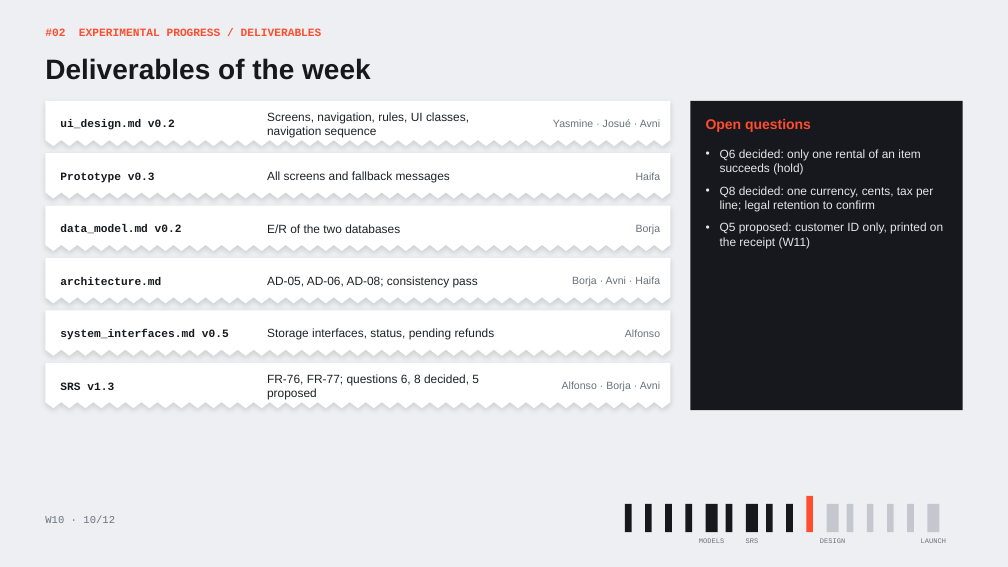
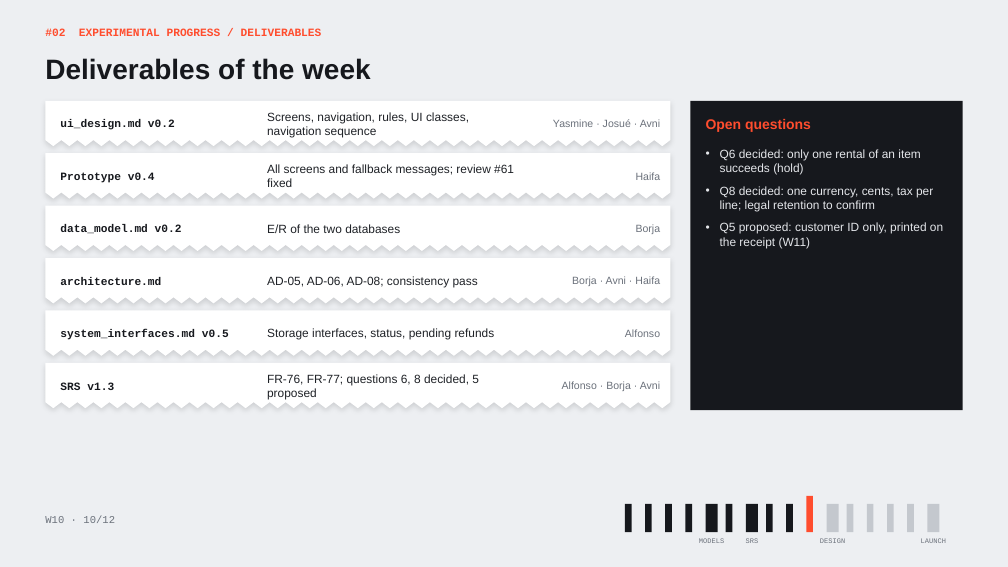
Before and after one commit to bhsei/26D, a slide deck: slide 10 of weekly-reports/W10/Weekly_Report_W10.pptx. Drawn at 1008x567 pixels with LibreOffice and Linux fonts; fonts in the diff are those of the drawing. Boxes give left, top, right and bottom in pixels: in the first picture for what was removed or moved away, otherwise in the second. Text is boxed around its words. In the diff, an @@ line names an element or a change of style, - is before the commit and + after.

Commit message:
W10 - Weekly report W10; prototype v0.4 after review #61

```diff
--- a/weekly-reports/W10/Weekly_Report_W10.pptx
+++ b/weekly-reports/W10/Weekly_Report_W10.pptx
@@ text at (60, 172, 155, 183): text changed @@
-Prototype v0.3
+Prototype v0.4
@@ text at (267, 164, 514, 187): text changed @@
-All screens and fallback messages
+All screens and fallback messages; review #61 fixed
```
Also in this commit, not shown: 1 other slide changed.
